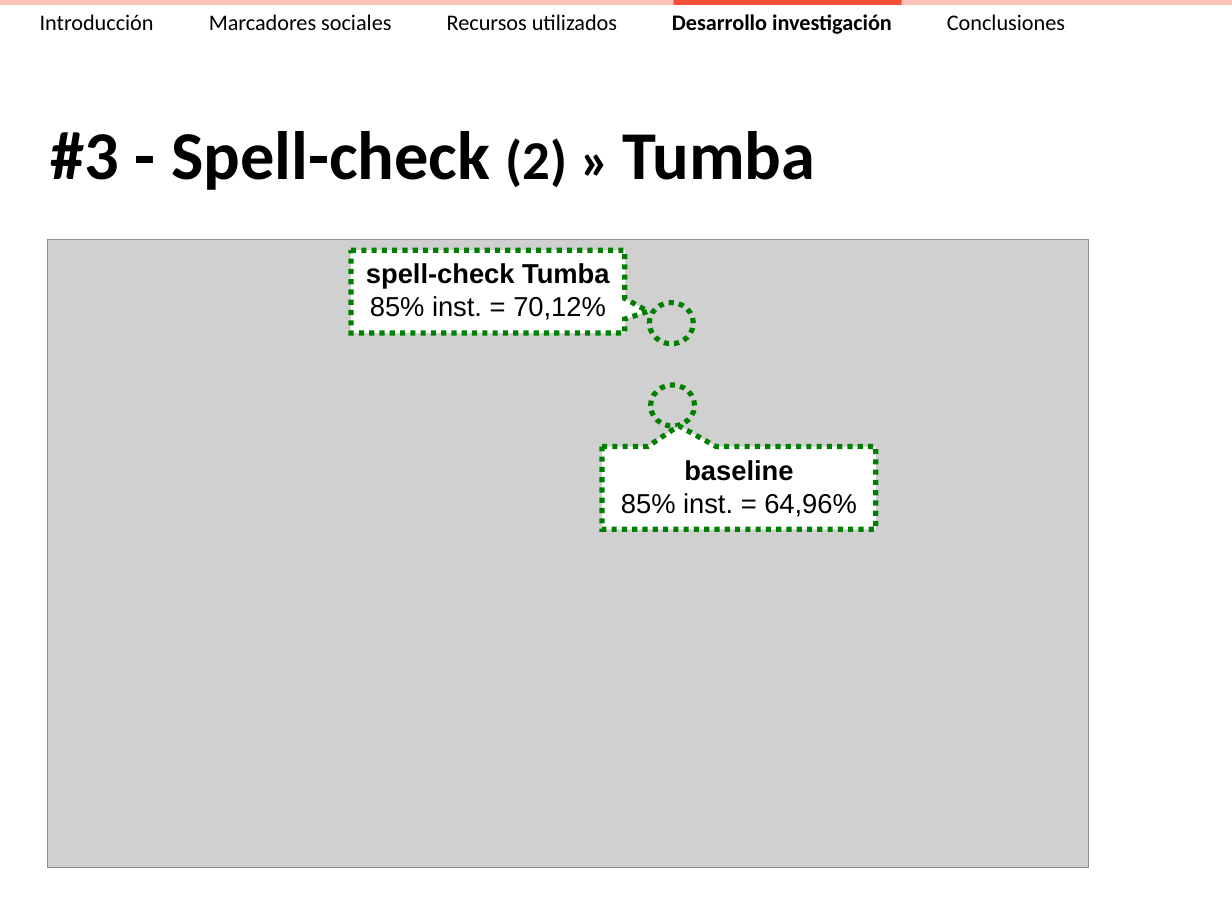
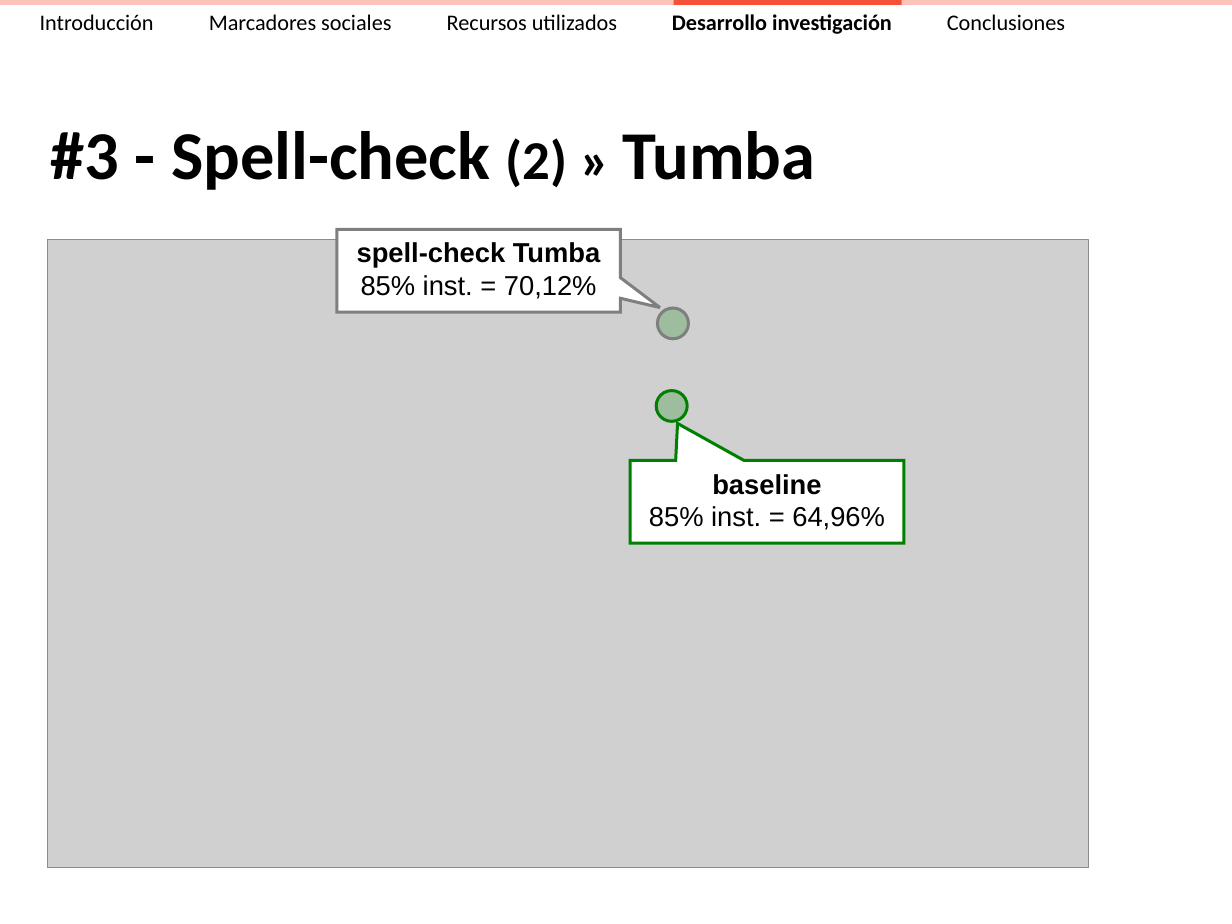
Before and after one commit to ak907kenai/nicotournetesis, a slide deck: slide 39 of docs_trunk/Presentación/Nicolás Tourné - Presentación Tesis (v2.3).ppt (slide 38 before the commit). Drawn at 1232x924 pixels with LibreOffice and Linux fonts; fonts in the diff are those of the drawing; grey boxes stand for pictures. Boxes give left, top, right and bottom in pixels: in the first picture for what was removed or moved away, otherwise in the second. Text is boxed around its words. In the diff, an @@ line names an element or a change of style, - is before the commit and + after.

```diff
--- a/docs_trunk/Presentación/Nicolás Tourné - Presentación Tesis (v2.3).ppt
+++ b/docs_trunk/Presentación/Nicolás Tourné - Presentación Tesis (v2.3).ppt
@@ speech box "spell-check Tumba 85% inst. = ...": place and size @@
-speech box "spell-check Tumba 85% inst. = ..." at [351, 250, 625, 333]
+speech box "spell-check Tumba 85% inst. = ..." at [336, 229, 620, 312]
@@ speech box "spell-check Tumba 85% inst. = ..." at [336, 229, 620, 312]: outline #008000 3 pt dashed to #7F7F7F 1.76 pt; proportions changed @@
@@ ellipse: place and size @@
-ellipse at [649, 303, 694, 344]
+ellipse at [658, 308, 689, 339]
@@ ellipse at [658, 308, 689, 339]: fill none to #008000 at 24% opacity; outline #008000 3 pt dashed to #7F7F7F 1.76 pt; mirrored @@
@@ ellipse: place and size @@
-ellipse at [650, 386, 695, 426]
+ellipse at [657, 391, 687, 421]
@@ ellipse at [657, 391, 687, 421]: fill none to #008000 at 24% opacity; outline #008000 3 pt dashed to #008000 1.76 pt; mirrored @@
@@ speech box "baseline 85% inst. = 64,96%": place and size @@
-speech box "baseline 85% inst. = 64,96%" at [602, 446, 876, 529]
+speech box "baseline 85% inst. = 64,96%" at [630, 461, 903, 543]
@@ speech box "baseline 85% inst. = 64,96%" at [630, 461, 903, 543]: outline #008000 3 pt dashed to #008000 1.76 pt; proportions changed @@
```
Also in this commit, not shown: 15 other slides changed, 1 slide added, 1 other file.
